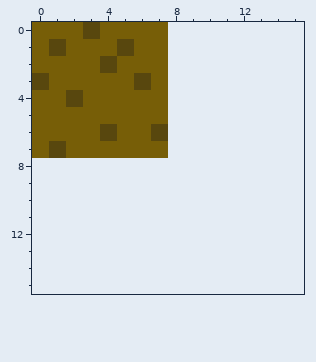
Pixel-art sprite, stored at sprites/cliff.png. Above: the version before the commit.
The file is 8x8 pixels. Colours within 5 levels of each other are drawn and written as one. The old version is drawn lined up with the new one, on the new canvas.
The result:
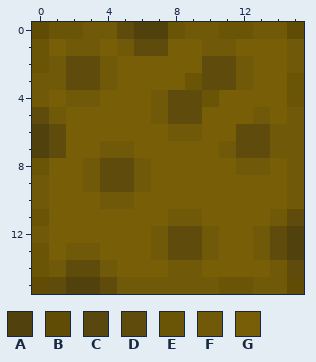
Palette (. is transparent): A #51410c  B #604c05  C #58470e  D #5f4c0c  E #6a5406  F #705908  G #775e07
Diff:
{"change": "canvas 8x8 -> 16x16"}
{"y":0,"x":0,"old":"GGGCGGGG........","new":"BEEFFDAAEFFEEFFB"}
{"y":1,"x":0,"old":"GCGG","new":"EGFF"}
{"y":1,"x":5,"old":"CGG........","new":"FDDGGFFGGGF"}
{"y":2,"x":0,"old":"GGGGC","new":"EFDDF"}
{"y":2,"x":8,"old":"........","new":"GGDDFGGF"}
{"y":3,"x":0,"old":"CGGGG","new":"FFDDF"}
{"y":3,"x":6,"old":"C","new":"G"}
{"y":3,"x":8,"old":"........","new":"GEDDFGGE"}
{"y":4,"x":0,"old":"G","new":"F"}
{"y":4,"x":2,"old":"CG","new":"FF"}
{"y":4,"x":7,"old":"G........","new":"FDDEGGGGE"}
{"y":5,"x":0,"old":"GG","new":"DF"}
{"y":5,"x":7,"old":"G........","new":"FDDGGGFGF"}
{"y":6,"x":0,"old":"GG","new":"AD"}
{"y":6,"x":4,"old":"C","new":"G"}
{"y":6,"x":7,"old":"C........","new":"GFFGGDDFF"}
{"y":7,"x":0,"old":"GC","new":"AD"}
{"y":7,"x":4,"old":"GG","new":"FF"}
{"y":7,"x":8,"old":"........","new":"GGGFDDFF"}
{"y":8,"x":0,"old":"................","new":"EGGFDDFGGGGGFFGF"}
{"y":9,"x":0,"old":"................","new":"FGGFDDFGGGGGGGGF"}
{"y":10,"x":0,"old":"................","new":"FGGGFFGGGGGGGGGF"}
{"y":11,"x":0,"old":"................","new":"EGGGGGGGFFGGGGFD"}
{"y":12,"x":0,"old":"................","new":"FGGGGGGFDDFGGFDA"}
{"y":13,"x":0,"old":"................","new":"EGFFGGGFDDFGGFDA"}
{"y":14,"x":0,"old":"................","new":"EFDDFGGGFFGGGGFD"}
{"y":15,"x":0,"old":"................","new":"BDAADFFFFFFEEFFB"}
{"label":"changed","picture_box":[32,22,304,294]}
